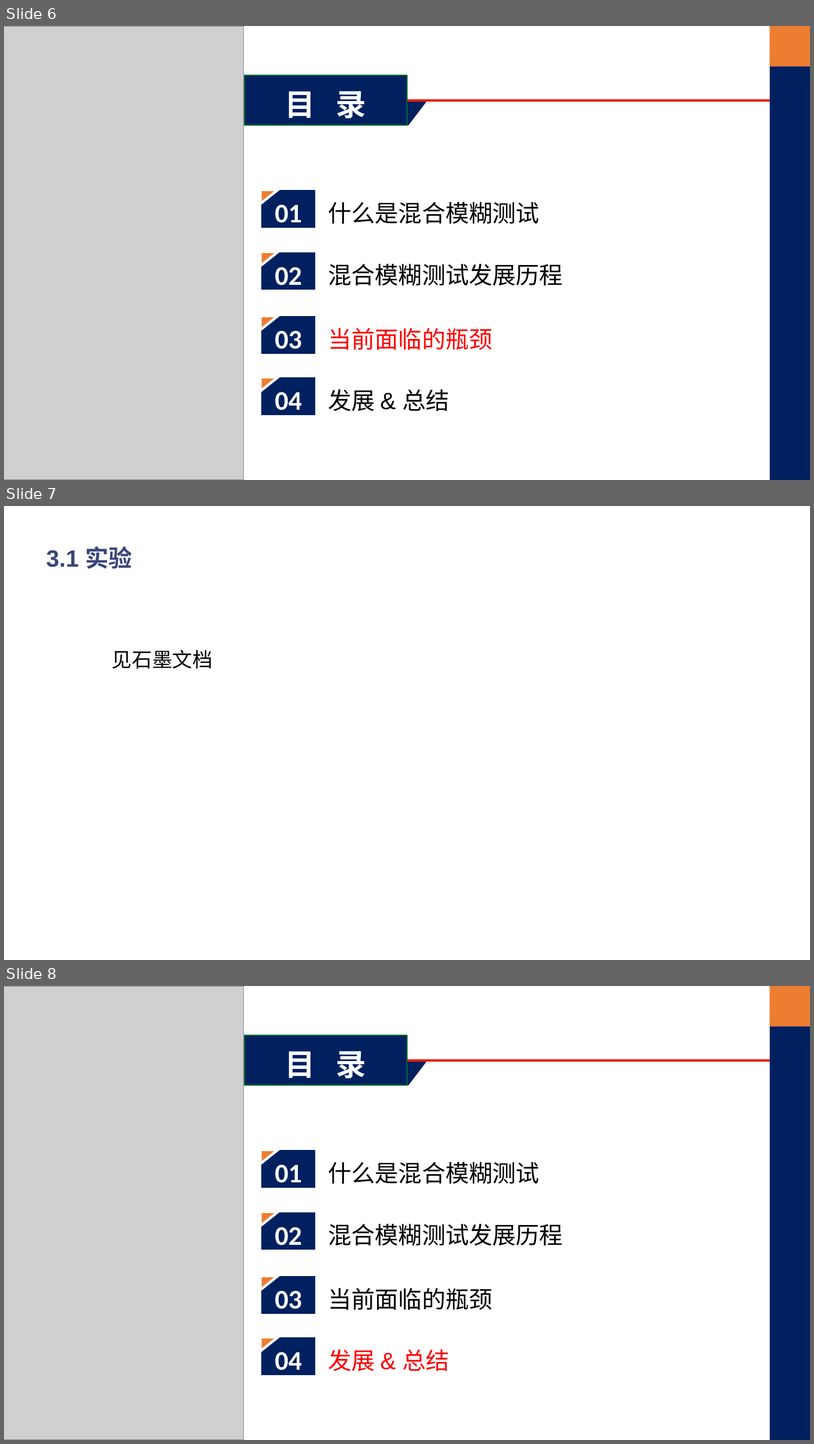
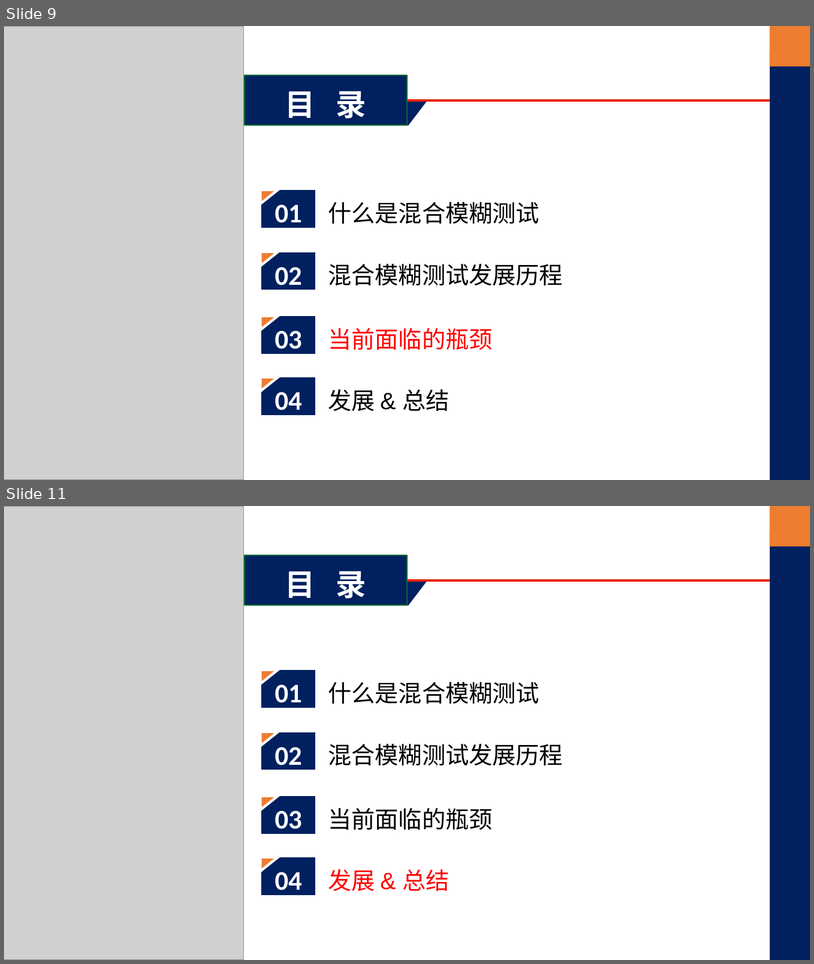
Before and after one commit to WayneDevMaze/Chinese_review_fuzzing, a slide deck: PPT/A Survey of Hybrid Fuzzing based on Symbolic Execution.pptx. Shown one above the other, each under a label of ours: slides 6, 7 and 8 before the commit, slides 9 and 11 after it; the slides between them are not shown. The pictures are 814x1444 and 814x964 pixels, drawn with LibreOffice and Linux fonts; fonts in the diff are those of the drawing; grey boxes stand for pictures. Boxes give left, top, right and bottom in pixels: in the first picture for what was removed or moved away, otherwise in the second. Text is boxed around its words. In the diff, an @@ line names an element or a change of style, - is before the commit and + after.

```diff
--- a/PPT/A Survey of Hybrid Fuzzing based on Symbolic Execution.pptx
+++ b/PPT/A Survey of Hybrid Fuzzing based on Symbolic Execution.pptx
@@ slide 7 removed at (4, 506, 810, 960), background #FFFFFF @@
@@ text removed at (46, 546, 132, 569) @@
-3.1 实验
@@ text removed at (112, 649, 213, 669) @@
-见石墨文档
@@ what was slide 6 is now slide 9 @@
@@ what was slide 8 is now slide 11 @@
```
Also in this commit, not shown: 6 slides added, 2 other slides removed.
